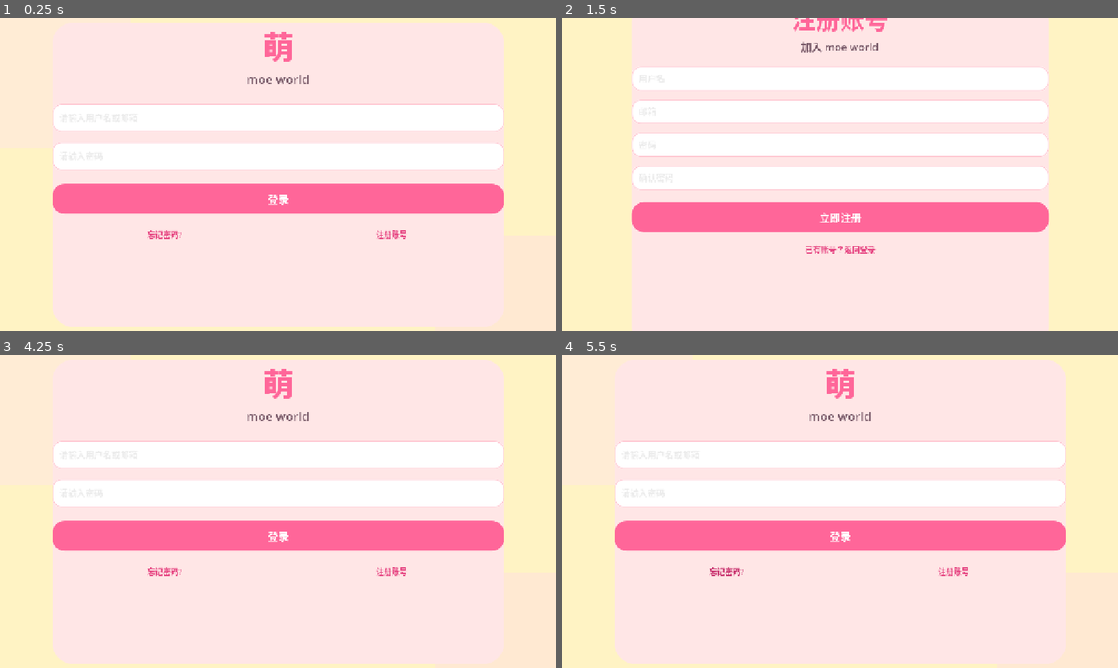
Above: before the commit, frames 1-4 (two rows, left to right).
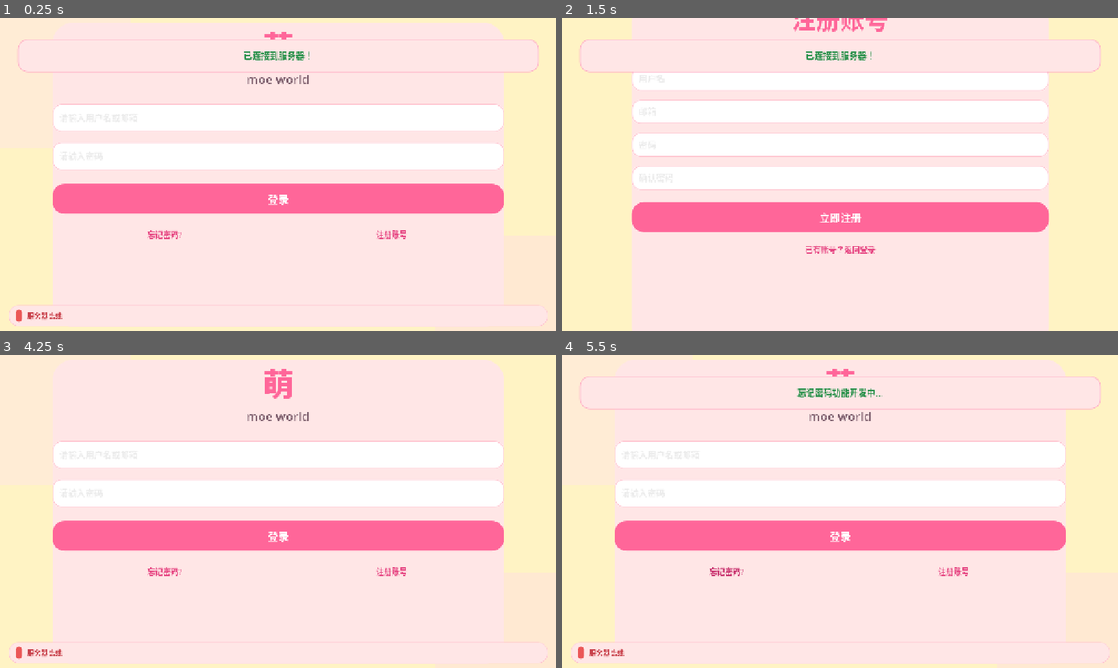
Above: after the commit, the same moments.

Repository: xuxinzhi007/moe_world
Game: Godot game, scene res://Scenes/LoginScreen.tscn
Same seed, same stepped clock (60 frames per second), same inputs: the game is played once before the commit and once after it.
Inputs (mouse positions are in pixels of both pictures, inside the frame that each line leads up to):
- Up to frame 1 (0.25 s): no input
- Up to frame 2 (1.5 s): click (840, 118) at 0.52 s; type "Alex" at 0.6 s; click (840, 155) at 0.75 s; type "12" at 0.83 s; click "注册账号" at 1.25 s
- Up to frame 3 (4.25 s): click (278, 414) at 2.02 s; type "Alex" at 2.1 s; click (278, 448) at 2.25 s; type "12" at 2.33 s; click (278, 480) at 2.48 s; type "12" at 2.57 s; click (278, 514) at 2.77 s; type "12" at 2.85 s; click "已有账号？返回登录" at 3.5 s
- Up to frame 4 (5.5 s): click "登录" at 4.25 s; click "忘记密码?" at 5 s

The runs differ from the first frame. In frame 1, 2.2% of the frame differs, in the area x 1-99%, y 6-99%; in frame 2, 3.7%, in the area x 3-97%, y 6-18%; in frame 3, 0.6%; in frame 4, 2.3%.

Commit message:
feat: 更新登录和注册界面，优化用户体验
- 添加服务器状态指示功能，显示在线/离线状态
- 重构消息提示系统，使用ToastPanel替代MessageLabel
- 优化UI布局，调整节点结构和样式
- 更新代码规范，确保一致性和可读性
- 修改项目配置以支持本地API地址设置

Diff:
--- a/Scenes/LoginScreen.tscn
+++ b/Scenes/LoginScreen.tscn
@@ -140,38 +140,67 @@
 text = "注册账号"
 flat = true
 
-[node name="ServerStatusBar" type="HBoxContainer" parent="."]
+[node name="ServerStatusStrip" type="Panel" parent="."]
 layout_mode = 1
 anchors_preset = 12
 anchor_top = 1.0
 anchor_right = 1.0
 anchor_bottom = 1.0
-offset_bottom = 50.0
+offset_left = 20.0
+offset_top = -60.0
+offset_right = -20.0
+offset_bottom = -12.0
 grow_horizontal = 2
 grow_vertical = 0
 
-[node name="StatusDot" type="ColorRect" parent="ServerStatusBar"]
-custom_minimum_size = Vector2(16, 16)
-layout_mode = 2
-color = Color(0.6, 0.6, 0.6, 1)
-
-[node name="StatusLabel" type="Label" parent="ServerStatusBar"]
-layout_mode = 2
-text = "检查中..."
-vertical_alignment = 1
-
-[node name="MessageLabel" type="Label" parent="."]
+[node name="ServerStatusBar" type="HBoxContainer" parent="ServerStatusStrip"]
+layout_mode = 1
+anchors_preset = 15
+anchor_right = 1.0
+anchor_bottom = 1.0
+offset_left = 16.0
+offset_top = 10.0
+offset_right = -16.0
+offset_bottom = -10.0
+grow_horizontal = 2
+grow_vertical = 2
+theme_override_constants/separation = 12
+alignment = 1
+
+[node name="StatusDot" type="Panel" parent="ServerStatusStrip/ServerStatusBar"]
+custom_minimum_size = Vector2(14, 14)
+layout_mode = 2
+
+[node name="StatusLabel" type="Label" parent="ServerStatusStrip/ServerStatusBar"]
+custom_minimum_size = Vector2(0, 28)
+layout_mode = 2
+size_flags_horizontal = 3
+text = "检查服务器..."
+vertical_alignment = 1
+
+[node name="ToastPanel" type="Panel" parent="."]
 visible = false
-layout_mode = 1
-anchors_preset = 8
-anchor_left = 0.5
-anchor_top = 0.5
-anchor_right = 0.5
-anchor_bottom = 0.5
-offset_left = -300.0
-offset_top = 400.0
-offset_right = 300.0
-offset_bottom = 440.0
+z_index = 20
+layout_mode = 1
+anchors_preset = 10
+anchor_right = 1.0
+offset_left = 40.0
+offset_top = 48.0
+offset_right = -40.0
+offset_bottom = 124.0
+grow_horizontal = 2
+grow_vertical = 0
+mouse_filter = 2
+
+[node name="ToastLabel" type="Label" parent="ToastPanel"]
+layout_mode = 1
+anchors_preset = 15
+anchor_right = 1.0
+anchor_bottom = 1.0
+offset_left = 20.0
+offset_top = 12.0
+offset_right = -20.0
+offset_bottom = -12.0
 grow_horizontal = 2
 grow_vertical = 2
 horizontal_alignment = 1
--- a/Scenes/RegisterScreen.tscn
+++ b/Scenes/RegisterScreen.tscn
@@ -133,18 +133,32 @@
 text = "已有账号？返回登录"
 flat = true
 
-[node name="MessageLabel" type="Label" parent="."]
+[node name="ToastPanel" type="Panel" parent="."]
+z_index = 20
 visible = false
 layout_mode = 1
-anchors_preset = 8
-anchor_left = 0.5
-anchor_top = 0.5
-anchor_right = 0.5
-anchor_bottom = 0.5
-offset_left = -300.0
-offset_top = 400.0
-offset_right = 300.0
-offset_bottom = 440.0
+anchors_preset = 10
+anchor_left = 0.0
+anchor_top = 0.0
+anchor_right = 1.0
+anchor_bottom = 0.0
+offset_left = 40.0
+offset_top = 48.0
+offset_right = -40.0
+offset_bottom = 124.0
+grow_horizontal = 2
+grow_vertical = 0
+mouse_filter = 2
+
+[node name="ToastLabel" type="Label" parent="ToastPanel"]
+layout_mode = 1
+anchors_preset = 15
+anchor_right = 1.0
+anchor_bottom = 1.0
+offset_left = 20.0
+offset_top = 12.0
+offset_right = -20.0
+offset_bottom = -12.0
 grow_horizontal = 2
 grow_vertical = 2
 horizontal_alignment = 1
--- a/Scripts/auth_service.gd
+++ b/Scripts/auth_service.gd
@@ -8,6 +8,8 @@
 signal config_failed(error: String)
 signal server_status_changed(is_online: bool)
 
+## 默认本地后端。外网/ngrok 请在「项目 → 项目设置 → moe_world → api_base_url」填写，例如：
+## https://你的域名.ngrok-free.dev/api（须含 /api，与后端路由一致；勿以 / 结尾）
 const DEFAULT_API_BASE_URL = "http://localhost:8888/api"
 var api_base_url: String = DEFAULT_API_BASE_URL
 
@@ -17,32 +19,47 @@
 
 func _ready() -> void:
 	print("🔐 认证服务已初始化")
-	print("📍 使用本地 API 地址: %s" % api_base_url)
-	api_base_url = DEFAULT_API_BASE_URL
 	# 子节点 _ready 早于父 Control 连接信号；延迟发出，避免登录界面错过 config_fetched 导致输入框永久不可编辑
 	call_deferred("_emit_config_and_start_health_check")
 
 
 func _emit_config_and_start_health_check() -> void:
+	var from_settings: Variant = ProjectSettings.get_setting("moe_world/api_base_url", DEFAULT_API_BASE_URL)
+	if from_settings is String:
+		var s: String = (from_settings as String).strip_edges()
+		api_base_url = s if not s.is_empty() else DEFAULT_API_BASE_URL
+	else:
+		api_base_url = DEFAULT_API_BASE_URL
+	while api_base_url.ends_with("/"):
+		api_base_url = api_base_url.substr(0, api_base_url.length() - 1)
+	print("📍 使用 API 基址: %s" % api_base_url)
 	config_fetched.emit(api_base_url)
 	_check_server_status()
 
+
+func _ngrok_headers() -> PackedStringArray:
+	# ngrok 免费域名可能返回浏览器提示页，加此头便于 HTTPRequest 拿到真实 JSON
+	return PackedStringArray(["ngrok-skip-browser-warning: true"])
+
+
 func _check_server_status() -> void:
 	print("🔍 检查服务器状态...")
-	var request = HTTPRequest.new()
+	var request := HTTPRequest.new()
 	add_child(request)
-
+	# 信号参数顺序为 (result, response_code, headers, body)，bind 的参数接在后面
 	request.request_completed.connect(_on_server_status_check_completed.bind(request))
-
-	var url = api_base_url + "/public/client-config"
-	var error = request.request(url, [], HTTPClient.METHOD_GET, "")
+	var url := api_base_url + "/public/client-config"
+	var error := request.request(url, _ngrok_headers(), HTTPClient.METHOD_GET, "")
 	if error != OK:
 		is_server_online = false
 		print("❌ 服务器状态检查失败")
+		config_failed.emit("无法发起服务器状态检测")
 		server_status_changed.emit(false)
+		request.queue_free()
 
-func _on_server_status_check_completed(request: HTTPRequest, result: int, response_code: int, _headers: PackedStringArray, _body: PackedByteArray) -> void:
-	var online = (result == HTTPRequest.RESULT_SUCCESS and response_code == 200)
+
+func _on_server_status_check_completed(result: int, response_code: int, _headers: PackedStringArray, _body: PackedByteArray, request: HTTPRequest) -> void:
+	var online := (result == HTTPRequest.RESULT_SUCCESS and response_code == 200)
 	is_server_online = online
 	print("✅ 服务器状态: %s" % ("在线" if online else "离线"))
 	server_status_changed.emit(online)
@@ -76,15 +93,14 @@
 	current_request = HTTPRequest.new()
 	add_child(current_request)
 
-	current_request.request_completed.connect(func(result: int, response_code: int, headers: PackedStringArray, body: PackedByteArray):
-		_on_request_completed(result, response_code, headers, body, callback)
+	current_request.request_completed.connect(func(r: int, code: int, resp_headers: PackedStringArray, body: PackedByteArray):
+		_on_request_completed(r, code, resp_headers, body, callback)
 	)
-
-	var headers = ["Content-Type: application/json"]
-	var json_string = JSON.stringify(data)
-	var url = api_base_url + endpoint
+	var hdrs := PackedStringArray(["Content-Type: application/json", "ngrok-skip-browser-warning: true"])
+	var json_string := JSON.stringify(data)
+	var url := api_base_url + endpoint
 	print("📤 发送请求到: %s" % url)
-	var error = current_request.request(url, headers, HTTPClient.METHOD_POST, json_string)
+	var error := current_request.request(url, hdrs, HTTPClient.METHOD_POST, json_string)
 
 	if error != OK:
 		print("❌ 请求失败: %d" % error)
@@ -124,7 +140,6 @@
 		login_failed.emit(error)
 		return
 
-	var response_code = response_code_or_error as int
 	var base_resp = response_data as Dictionary
 
 	if base_resp.get("success", false):
--- a/Scripts/login_screen.gd
+++ b/Scripts/login_screen.gd
@@ -10,10 +10,12 @@
 @onready var login_btn: Button = $MainCard/CardContent/LoginBtn
 @onready var register_btn: Button = $MainCard/CardContent/BottomLinks/RegisterBtn
 @onready var forget_pwd_btn: Button = $MainCard/CardContent/BottomLinks/ForgetPwdBtn
-@onready var message_label: Label = $MessageLabel
+@onready var toast_panel: Panel = $ToastPanel
+@onready var toast_label: Label = $ToastPanel/ToastLabel
 @onready var auth_service: Node = $AuthService
-@onready var status_dot: ColorRect = $ServerStatusBar/StatusDot
-@onready var status_label: Label = $ServerStatusBar/StatusLabel
+@onready var server_status_strip: Panel = $ServerStatusStrip
+@onready var status_dot: Panel = $ServerStatusStrip/ServerStatusBar/StatusDot
+@onready var status_label: Label = $ServerStatusStrip/ServerStatusBar/StatusLabel
 
 var is_login_mode: bool = true
 var is_processing_request: bool = false
@@ -141,11 +143,33 @@
 	register_btn.add_theme_color_override("font_hover_color", col_link_hover)
 	register_btn.add_theme_color_override("font_pressed_color", col_link_hover)
 
-	message_label.add_theme_color_override("font_color", col_text_main)
-	message_label.add_theme_font_size_override("font_size", 16)
+	toast_label.add_theme_color_override("font_color", col_text_main)
+	toast_label.add_theme_font_size_override("font_size", 20)
+
+	var toast_bg := StyleBoxFlat.new()
+	toast_bg.bg_color = col_card
+	toast_bg.border_color = Color8(255, 180, 200)
+	toast_bg.set_border_width_all(2)
+	toast_bg.corner_radius_top_left = 22
+	toast_bg.corner_radius_top_right = 22
+	toast_bg.corner_radius_bottom_left = 22
+	toast_bg.corner_radius_bottom_right = 22
+	toast_panel.add_theme_stylebox_override("panel", toast_bg)
 
 	status_label.add_theme_color_override("font_color", col_text_muted)
 	status_label.add_theme_font_size_override("font_size", 16)
+
+	var strip_style := StyleBoxFlat.new()
+	strip_style.bg_color = col_card
+	strip_style.border_color = Color8(255, 200, 210)
+	strip_style.set_border_width_all(1)
+	strip_style.corner_radius_top_left = 20
+	strip_style.corner_radius_top_right = 20
+	strip_style.corner_radius_bottom_left = 20
+	strip_style.corner_radius_bottom_right = 20
+	server_status_strip.add_theme_stylebox_override("panel", strip_style)
+
+	_apply_status_dot_color(Color8(160, 160, 165))
 
 	self.theme = theme_obj
 
@@ -175,30 +199,41 @@
 	_set_processing_request(false)
 	_show_message("无法连接到服务器，请检查后端是否启动", true)
 
+func _apply_status_dot_color(c: Color) -> void:
+	var dot := StyleBoxFlat.new()
+	dot.bg_color = c
+	dot.corner_radius_top_left = 7
+	dot.corner_radius_top_right = 7
+	dot.corner_radius_bottom_left = 7
+	dot.corner_radius_bottom_right = 7
+	status_dot.add_theme_stylebox_override("panel", dot)
+
+
 func _on_server_status_changed(is_online: bool) -> void:
 	status_label.modulate = Color.WHITE
 	if is_online:
-		status_dot.color = Color8(90, 200, 110)
+		# 接口正常：醒目绿色圆点 + 绿色文案
+		_apply_status_dot_color(Color8(46, 204, 113))
 		status_label.text = "服务器在线"
-		status_label.add_theme_color_override("font_color", Color8(55, 130, 75))
+		status_label.add_theme_color_override("font_color", Color8(34, 150, 72))
 	else:
-		status_dot.color = Color8(230, 90, 100)
+		_apply_status_dot_color(Color8(235, 87, 87))
 		status_label.text = "服务器离线"
-		status_label.add_theme_color_override("font_color", Color8(180, 60, 75))
+		status_label.add_theme_color_override("font_color", Color8(200, 65, 75))
 
 func _show_message(message: String, is_error: bool = false) -> void:
-	message_label.text = message
-	message_label.modulate = Color.WHITE
-	message_label.remove_theme_color_override("font_color")
+	toast_label.text = message
+	toast_label.modulate = Color.WHITE
+	toast_label.remove_theme_color_override("font_color")
 	if is_error:
-		message_label.add_theme_color_override("font_color", Color8(210, 55, 85))
+		toast_label.add_theme_color_override("font_color", Color8(210, 55, 85))
 	else:
-		message_label.add_theme_color_override("font_color", Color8(55, 130, 85))
-	message_label.visible = true
+		toast_label.add_theme_color_override("font_color", Color8(40, 145, 75))
+	toast_panel.visible = true
 
 func _hide_message() -> void:
-	message_label.visible = false
-	message_label.remove_theme_color_override("font_color")
+	toast_panel.visible = false
+	toast_label.remove_theme_color_override("font_color")
 
 func _set_processing_request(processing: bool) -> void:
 	is_processing_request = processing
@@ -248,8 +283,10 @@
 
 func _on_login_success(_token: String, user_data: Dictionary) -> void:
 	_set_processing_request(false)
-	_show_message("登录成功！正在进入...", false)
-	await get_tree().create_timer(1.0).timeout
+	var name_hint := str(user_data.get("username", "")).strip_edges()
+	var tip := "登录成功！欢迎回来～" if name_hint.is_empty() else ("登录成功！欢迎，%s" % name_hint)
+	_show_message(tip, false)
+	await get_tree().create_timer(1.6).timeout
 	login_success.emit()
 	ProjectSettings.set_setting("moe_world/current_user", user_data)
 	ProjectSettings.save()
--- a/Scripts/register_screen.gd
+++ b/Scripts/register_screen.gd
@@ -9,7 +9,8 @@
 @onready var confirm_input: LineEdit = $MainCard/CardContent/InputArea/ConfirmWrapper/ConfirmInput
 @onready var register_btn: Button = $MainCard/CardContent/RegisterBtn
 @onready var login_link_btn: Button = $MainCard/CardContent/BottomLinks/LoginLinkBtn
-@onready var message_label: Label = $MessageLabel
+@onready var toast_panel: Panel = $ToastPanel
+@onready var toast_label: Label = $ToastPanel/ToastLabel
 @onready var auth_service: Node = $AuthService
 
 var api_ready: bool = false
@@ -130,7 +131,17 @@
 	login_link_btn.add_theme_color_override("font_hover_color", col_link_hover)
 	login_link_btn.add_theme_color_override("font_pressed_color", col_link_hover)
 
-	message_label.add_theme_font_size_override("font_size", 16)
+	toast_label.add_theme_font_size_override("font_size", 20)
+
+	var toast_bg := StyleBoxFlat.new()
+	toast_bg.bg_color = col_card
+	toast_bg.border_color = Color8(255, 180, 200)
+	toast_bg.set_border_width_all(2)
+	toast_bg.corner_radius_top_left = 22
+	toast_bg.corner_radius_top_right = 22
+	toast_bg.corner_radius_bottom_left = 22
+	toast_bg.corner_radius_bottom_right = 22
+	toast_panel.add_theme_stylebox_override("panel", toast_bg)
 
 	self.theme = theme_obj
 
@@ -168,19 +179,19 @@
 
 
 func _show_message(message: String, is_error: bool = false) -> void:
-	message_label.text = message
-	message_label.modulate = Color.WHITE
-	message_label.remove_theme_color_override("font_color")
+	toast_label.text = message
+	toast_label.modulate = Color.WHITE
+	toast_label.remove_theme_color_override("font_color")
 	if is_error:
-		message_label.add_theme_color_override("font_color", Color8(210, 55, 85))
+		toast_label.add_theme_color_override("font_color", Color8(210, 55, 85))
 	else:
-		message_label.add_theme_color_override("font_color", Color8(55, 130, 85))
-	message_label.visible = true
+		toast_label.add_theme_color_override("font_color", Color8(40, 145, 75))
+	toast_panel.visible = true
 
 
 func _hide_message() -> void:
-	message_label.visible = false
-	message_label.remove_theme_color_override("font_color")
+	toast_panel.visible = false
+	toast_label.remove_theme_color_override("font_color")
 
 
 func _set_processing_request(processing: bool) -> void:
--- a/project.godot
+++ b/project.godot
@@ -67,6 +67,7 @@
 
 [moe_world]
 
+api_base_url="http://localhost:8888/api"
 current_user={
 "auto_renew": false,
 "avatar": "/api/images/1_xxz__1774438245_scaled_IMG_20260310_222738.jpg",
Not shown, changed: .trae/skills/moe-community-core/SKILL.md
Not shown, changed: .trae/skills/moe-community-nodes/SKILL.md
Not shown, changed: .trae/skills/moe-community-scripts/SKILL.md
